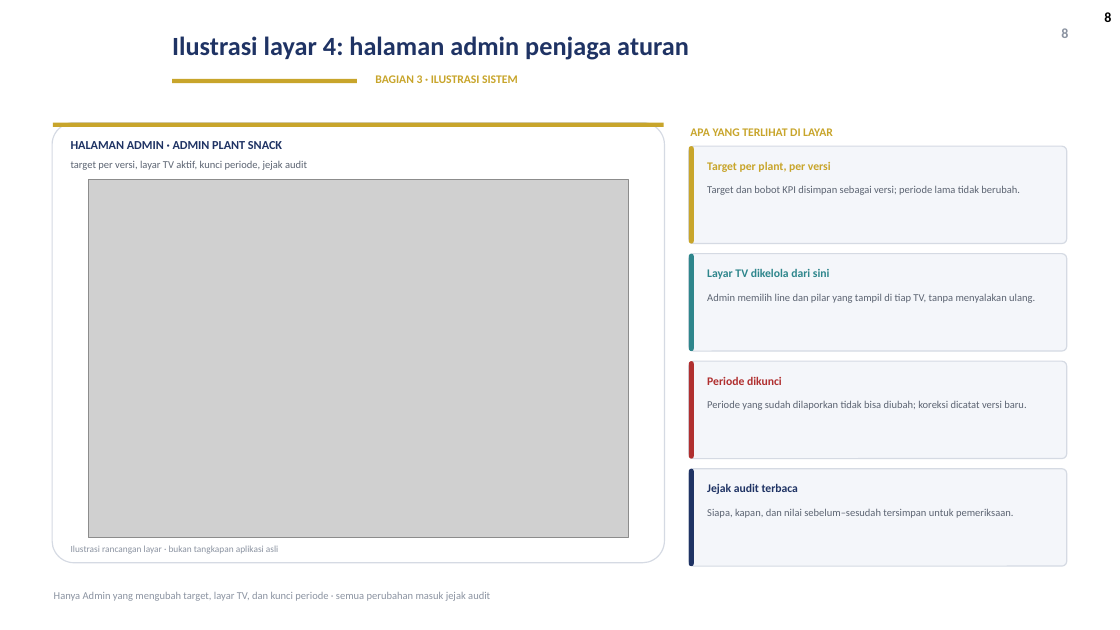
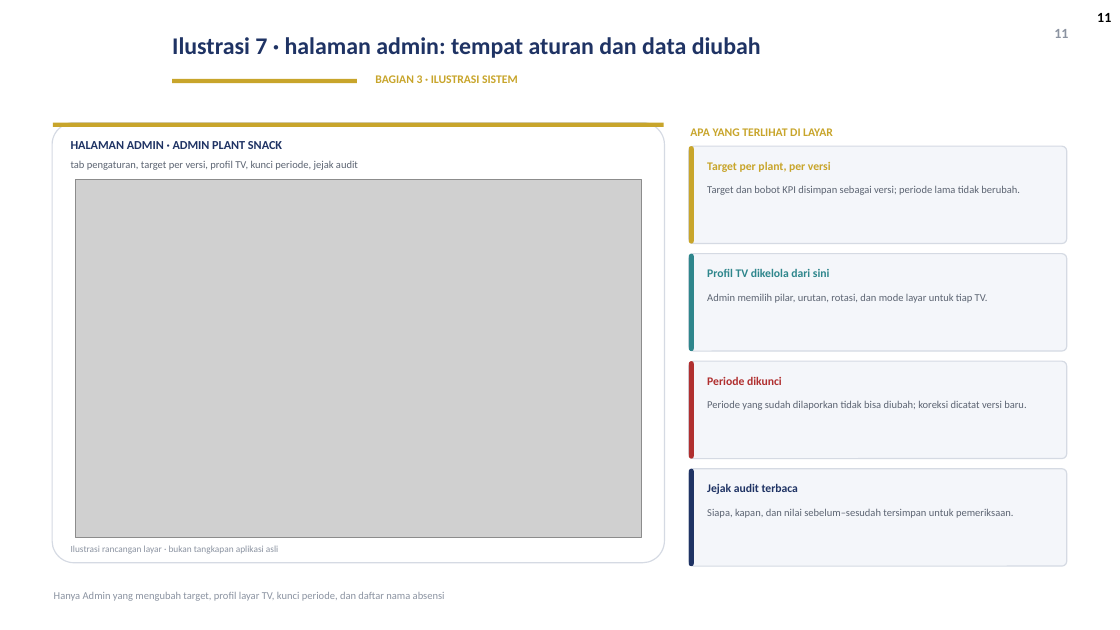
Before and after one commit to GalaxyDust/DailyMonitoringSystem_App, a slide deck: slide 11 of docs/DMS_Digitalisasi_v1.pptx (slide 8 before the commit). Drawn at 1120x630 pixels with LibreOffice and Linux fonts; fonts in the diff are those of the drawing; grey boxes stand for pictures; background and template pictures are left out. Boxes give left, top, right and bottom in pixels: in the first picture for what was removed or moved away, otherwise in the second. Text is boxed around its words. In the diff, an @@ line names an element or a change of style, - is before the commit and + after.

Commit message:
docs: ilustrasi aplikasi versi pro (7 layar: isi papan, TV, absensi, dasbor, detail kasus, laporan KPI, admin)

```diff
--- a/docs/DMS_Digitalisasi_v1.pptx
+++ b/docs/DMS_Digitalisasi_v1.pptx
@@ text at (1054,29,1068,38): text changed @@
-8
+11
@@ page number at (1097,13,1111,22): text changed @@
-8
+11
@@ title at (172,37,761,58): text changed; size 22.5 to 20.5 pt @@
-Ilustrasi layar 4: halaman admin penjaga aturan
+Ilustrasi 7 · halaman admin: tempat aturan dan data diubah
@@ text at (71,160,358,170): text changed @@
-target per versi, layar TV aktif, kunci periode, jejak audit
+tab pengaturan, target per versi, profil TV, kunci periode, jejak audit
@@ picture: place and size @@
-picture at (88,180,628,538)
+picture at (76,180,641,538)
@@ text at (707,269,830,277): text changed @@
-Layar TV dikelola dari sini
+Profil TV dikelola dari sini
@@ text at (707,294,988,303): text changed @@
-Admin memilih line dan pilar yang tampil di tiap TV, tanpa menyalakan ulang.
+Admin memilih pilar, urutan, rotasi, dan mode layar untuk tiap TV.
@@ text at (54,592,445,601): text changed @@
-Hanya Admin yang mengubah target, layar TV, dan kunci periode · semua perubahan masuk jejak audit
+Hanya Admin yang mengubah target, profil layar TV, kunci periode, dan daftar nama absensi
```
Also in this commit, not shown: 5 other slides changed, 2 slides added, 2 slides removed, 10 other files.
